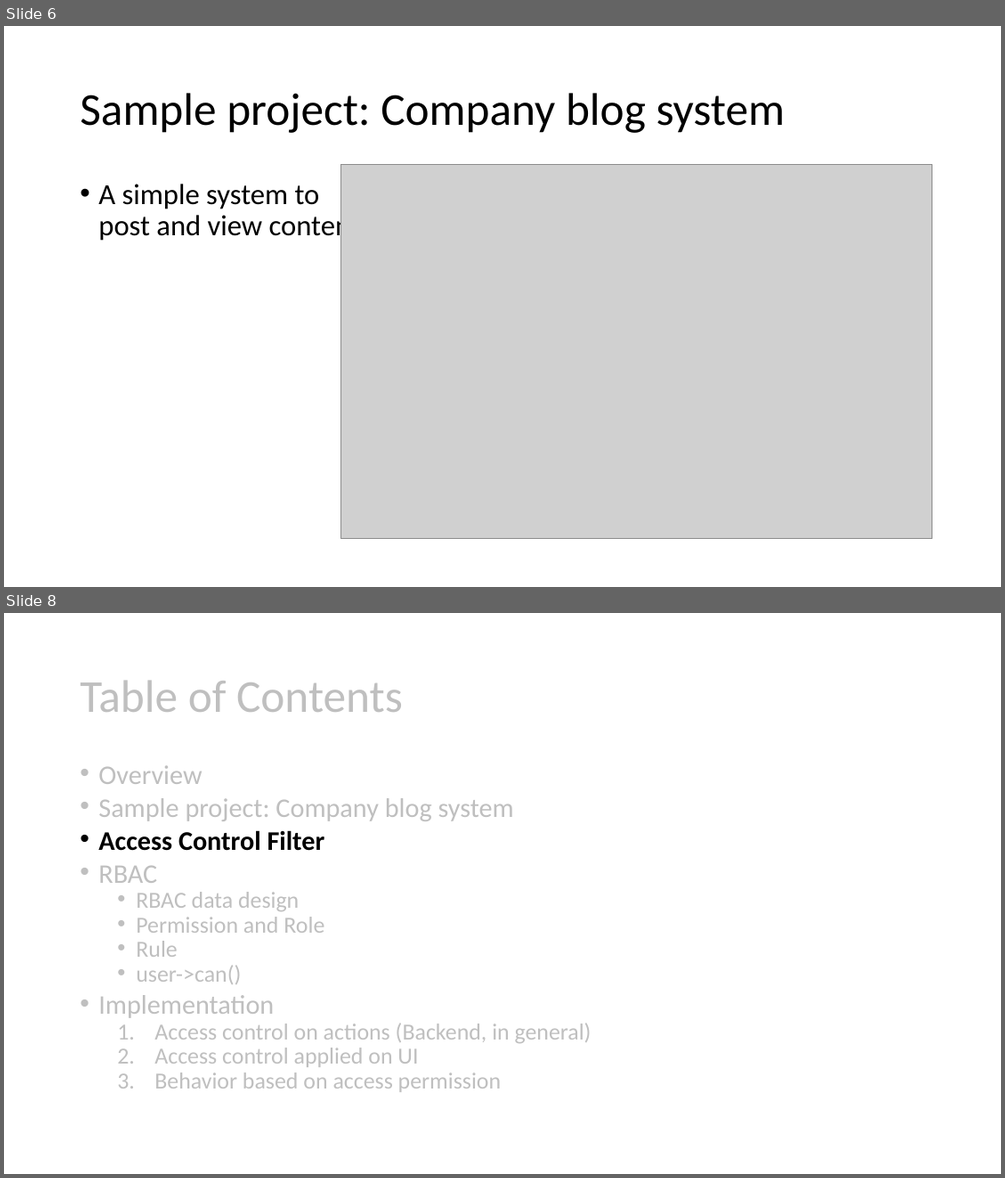
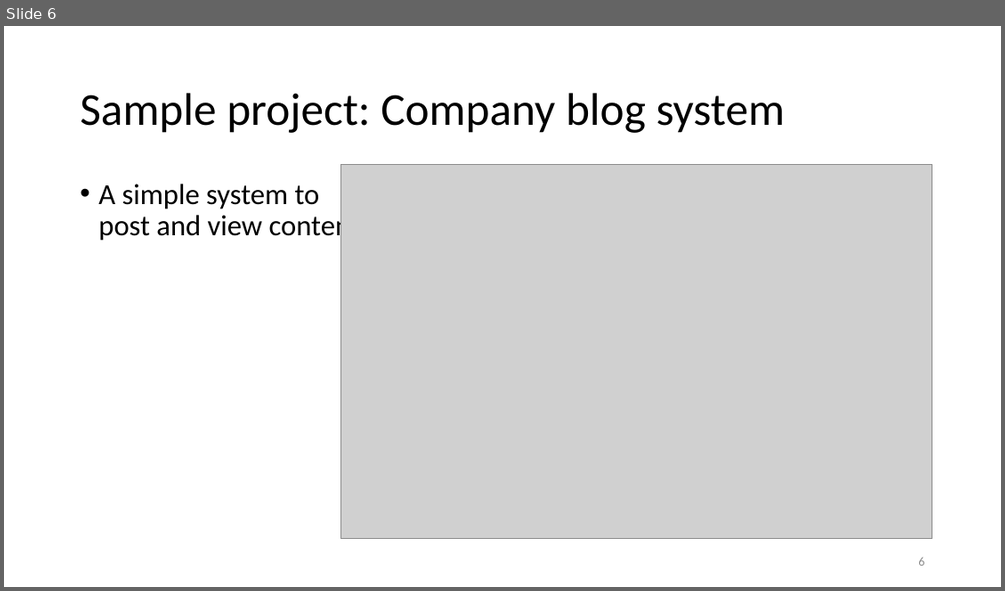
Before and after one commit to umbalaconmeogia/yii2-rbac-tutorial, a slide deck: docs/tutorial/Yii2RbacTutorial.pptx. Shown one above the other, each under a label of ours: slides 6 and 8 before the commit, slide 6 after it; the slides between them are not shown. The pictures are 1005x1178 and 1005x591 pixels, drawn with LibreOffice and Linux fonts; fonts in the diff are those of the drawing; grey boxes stand for pictures. Boxes give left, top, right and bottom in pixels: in the first picture for what was removed or moved away, otherwise in the second. Text is boxed around its words. In the diff, an @@ line names an element or a change of style, - is before the commit and + after.

Commit message:
First completion of document and sample code.

```diff
--- a/docs/tutorial/Yii2RbacTutorial.pptx
+++ b/docs/tutorial/Yii2RbacTutorial.pptx
@@ slide 8 removed at (4,613,1001,1174), background #FFFFFF @@
@@ title removed at (80,680,403,712) @@
-Table of Contents
@@ text removed at (98,765,591,1092) @@
-• Overview
-• Sample project: Company blog system
-• Access Control Filter
-• RBAC
-  • RBAC data design
-  • Permission and Role
-  • Rule
-  • user->can()
-• Implementation
-  1. Access control on actions (Backend, in general)
-  2. Access control applied on UI
-  3. Behavior based on access permission
@@ slide 6 changed as well @@
@@ page number added at (918,557,924,565), 12 pt, text #8C8C8C @@
+6
```
Also in this commit, not shown: 15 other slides changed, 6 slides added, 19 other files.
